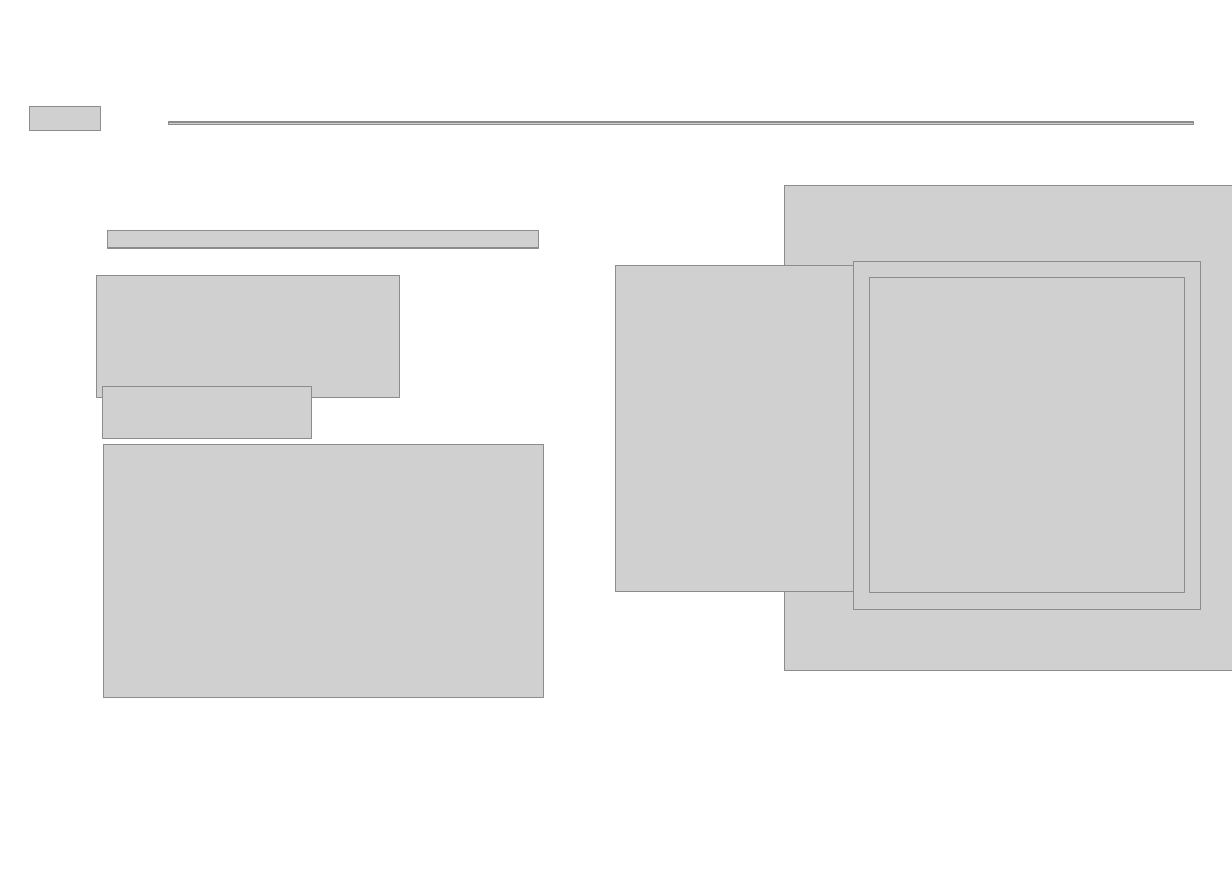
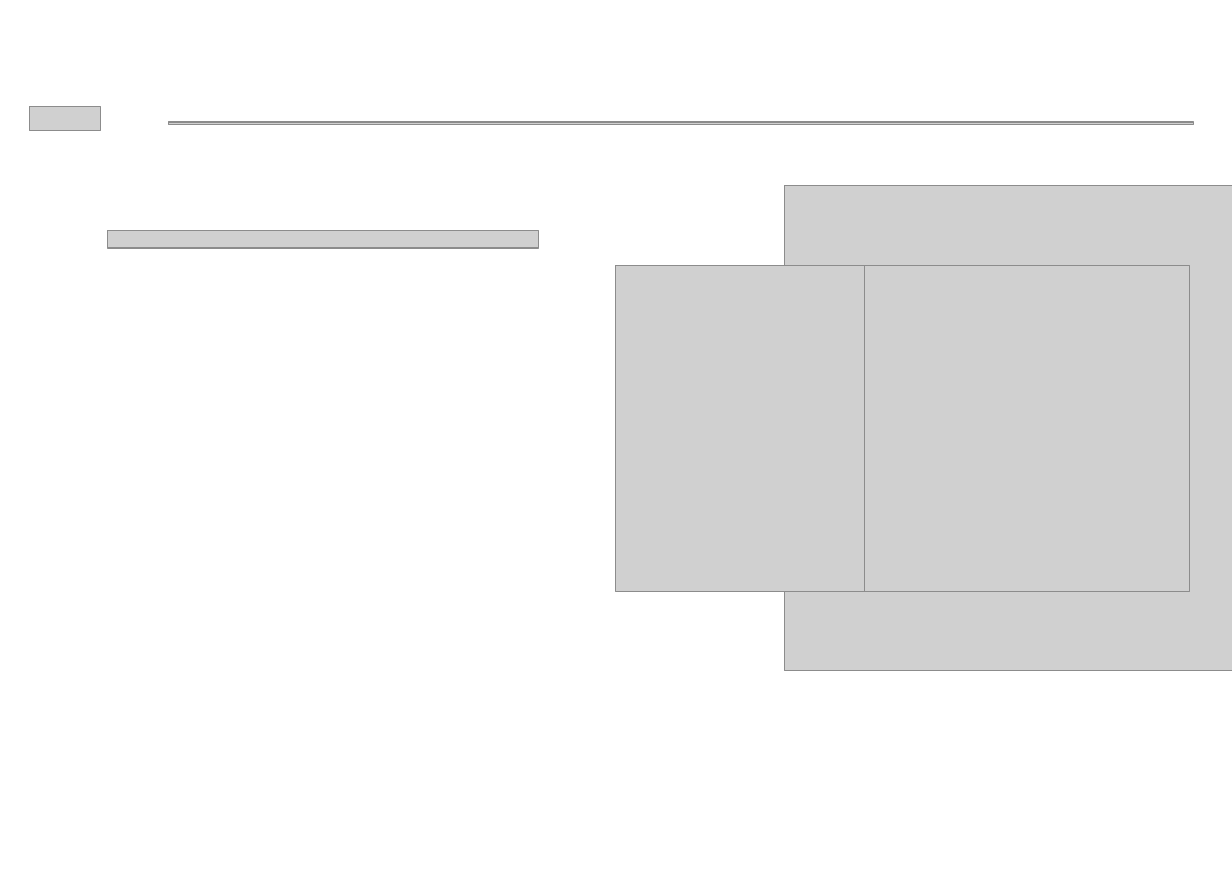
Before and after one commit to nunnunnu/miniProject, a slide deck: slide 7 of ppt/게시판 미니 프로젝트.pptx. Drawn at 1232x871 pixels with LibreOffice and Linux fonts; fonts in the diff are those of the drawing; grey boxes stand for pictures; background and template pictures are left out. Boxes give left, top, right and bottom in pixels: in the first picture for what was removed or moved away, otherwise in the second. Text is boxed around its words. In the diff, an @@ line names an element or a change of style, - is before the commit and + after.

Commit message:
221115 ppt

```diff
--- a/ppt/게시판 미니 프로젝트.pptx
+++ b/ppt/게시판 미니 프로젝트.pptx
@@ picture removed at (x1=853, y1=261, x2=1200, y2=609) @@
@@ picture resized from (x1=869, y1=278, x2=1184, y2=593) to (x1=863, y1=265, x2=1189, y2=591) @@
@@ picture removed at (x1=96, y1=276, x2=399, y2=397) @@
@@ picture removed at (x1=102, y1=386, x2=312, y2=438) @@
@@ picture removed at (x1=104, y1=444, x2=543, y2=697) @@
```
Also in this commit, not shown: 1 other slide changed, 2 slides added, 2 slides removed.
